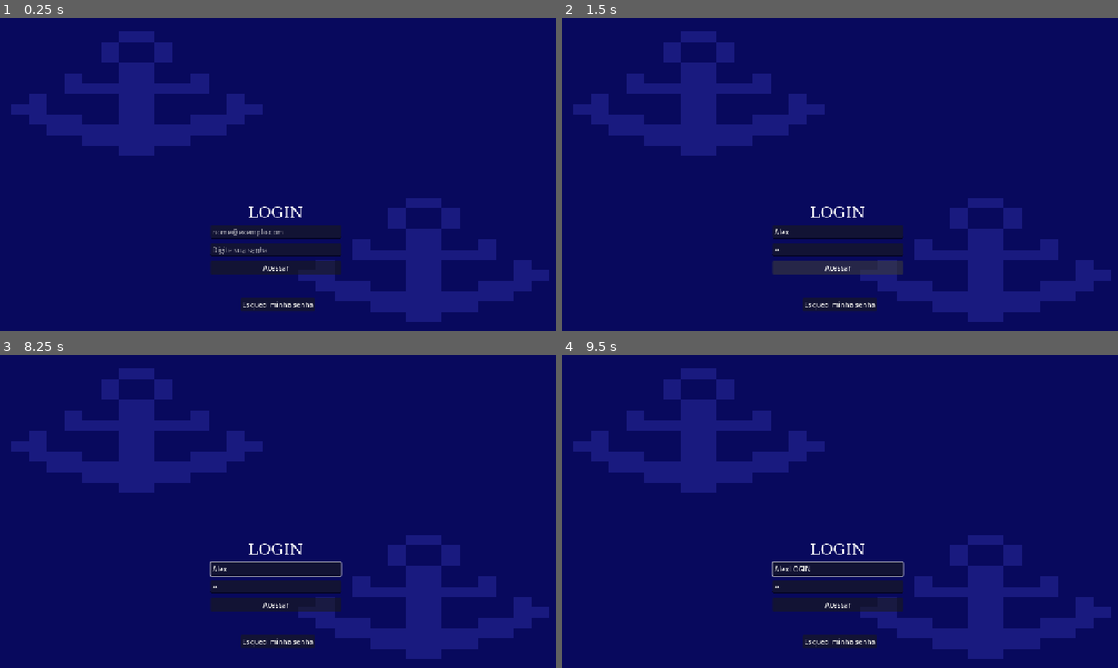
Above: before the commit, frames 1-4 (two rows, left to right).
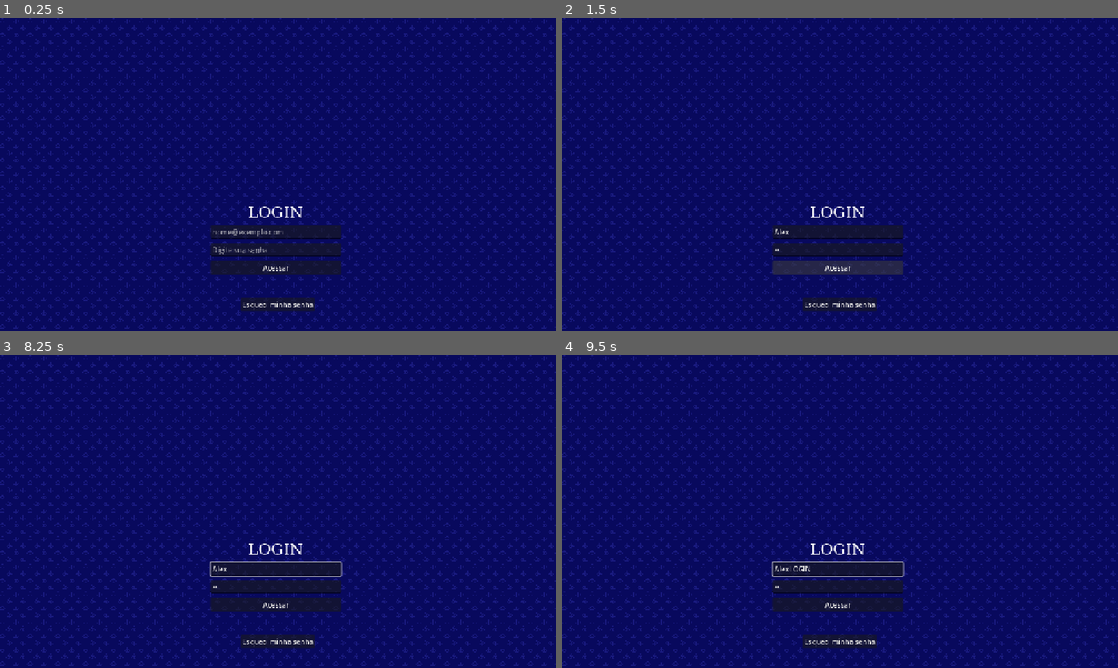
Above: after the commit, the same moments.

Repository: batalha-naval-eng-soft-III/batalha-naval-godot
Game: Godot game, scene res://Scenes/Login.tscn
Two runs of this game, one before a commit and one after it. Both use one fixed random seed, a clock stepped at 60 frames per second and the inputs below. This scene is started directly instead of the project's main scene.
Inputs (mouse positions are in pixels of both pictures, inside the frame that each line leads up to):
- Up to frame 1 (0.25 s): no input
- Up to frame 2 (1.5 s): click (840, 230) at 0.52 s; type "Alex" at 0.6 s; click (840, 249) at 0.75 s; type "12" at 0.83 s; click "Acessar" at 1.25 s
- Up to frame 3 (8.25 s): click "Esqueci minha senha" at 2 s; click "Acessar" at 2.75 s; click "Esqueci minha senha" at 3.5 s; click "Acessar" at 4.25 s; click "Esqueci minha senha" at 5 s; tap Enter at 5.75, 7.25 s; move the mouse to (400, 495) at 5.77 s; click (400, 495) at 5.92 s; tap Space at 6.5, 8 s; move the mouse to (166, 527) at 6.52 s; click (166, 527) at 6.67 s; move the mouse to (333, 442) at 7.27 s; click (333, 442) at 7.42 s; move the mouse to (250, 574) at 8.02 s; click (250, 574) at 8.17 s
- Up to frame 4 (9.5 s): type "LOGIN" at 8.75 s

The runs differ from the first frame. In frame 1, 20% of the frame differs, in the area x 0-100%, y 0-100%; in frame 2, 20%; in frame 3, 20%; in frame 4, 20%.

Commit message:
BG da tela login

Diff:
--- a/Scenes/Login.tscn
+++ b/Scenes/Login.tscn
@@ -41,7 +41,16 @@
 [node name="Login" type="Node2D" unique_id=758027218]
 script = ExtResource("1_767d8")
 
+[node name="TextureRect" type="TextureRect" parent="." unique_id=1912362990]
+offset_left = -3.0
+offset_top = -2.0
+offset_right = 1283.0
+offset_bottom = 720.0
+texture = ExtResource("2_767d8")
+stretch_mode = 1
+
 [node name="Sprite2D" type="Sprite2D" parent="." unique_id=159369342]
+visible = false
 position = Vector2(645.5, 365.5)
 scale = Vector2(41.34375, 23.84375)
 texture = ExtResource("2_767d8")
@@ -58,7 +67,7 @@
 size_flags_vertical = 4
 theme_override_constants/separation = 10
 
-[node name="Label" type="Label" parent="MarginContainer/VBoxContainer" unique_id=1697415754]
+[node name="LabelLogin" type="Label" parent="MarginContainer/VBoxContainer" unique_id=1697415754]
 layout_mode = 2
 text = "LOGIN"
 label_settings = SubResource("LabelSettings_bhoxy")
@@ -77,7 +86,7 @@
 emoji_menu_enabled = false
 secret = true
 
-[node name="Button" type="Button" parent="MarginContainer/VBoxContainer" unique_id=560413605]
+[node name="LoginButton" type="Button" parent="MarginContainer/VBoxContainer" unique_id=560413605]
 layout_mode = 2
 text = "Acessar"
 
@@ -92,6 +101,6 @@
 [node name="CenterContainer" type="CenterContainer" parent="MarginContainer2" unique_id=598452368]
 layout_mode = 2
 
-[node name="Button" type="Button" parent="MarginContainer2/CenterContainer" unique_id=1923272594]
+[node name="EsqueciSenhaButton" type="Button" parent="MarginContainer2/CenterContainer" unique_id=1923272594]
 layout_mode = 2
 text = "Esqueci minha senha"
